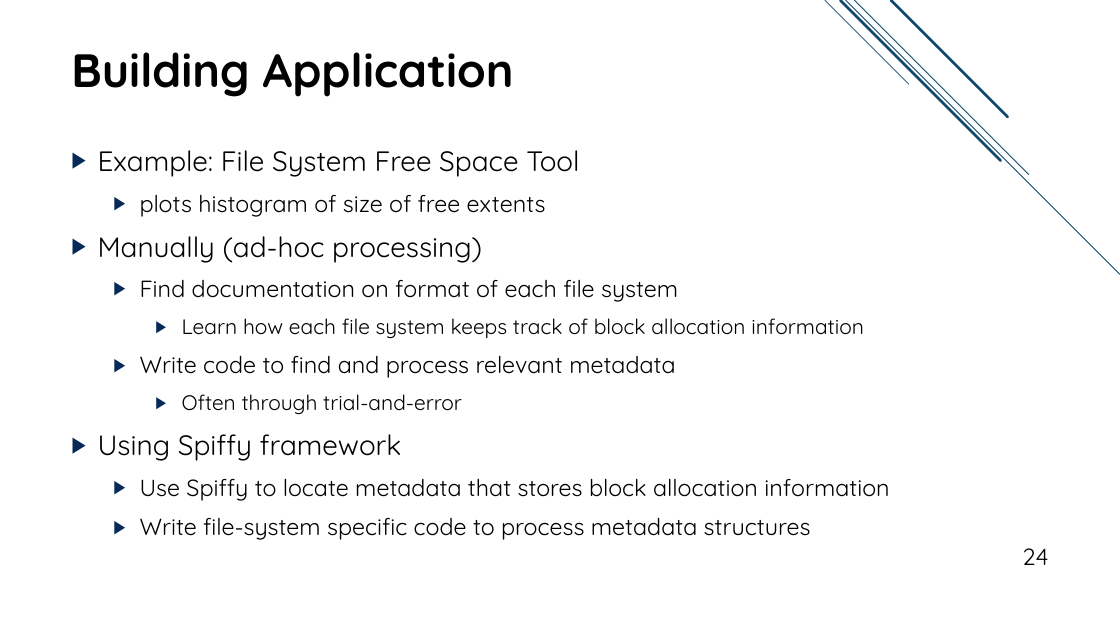
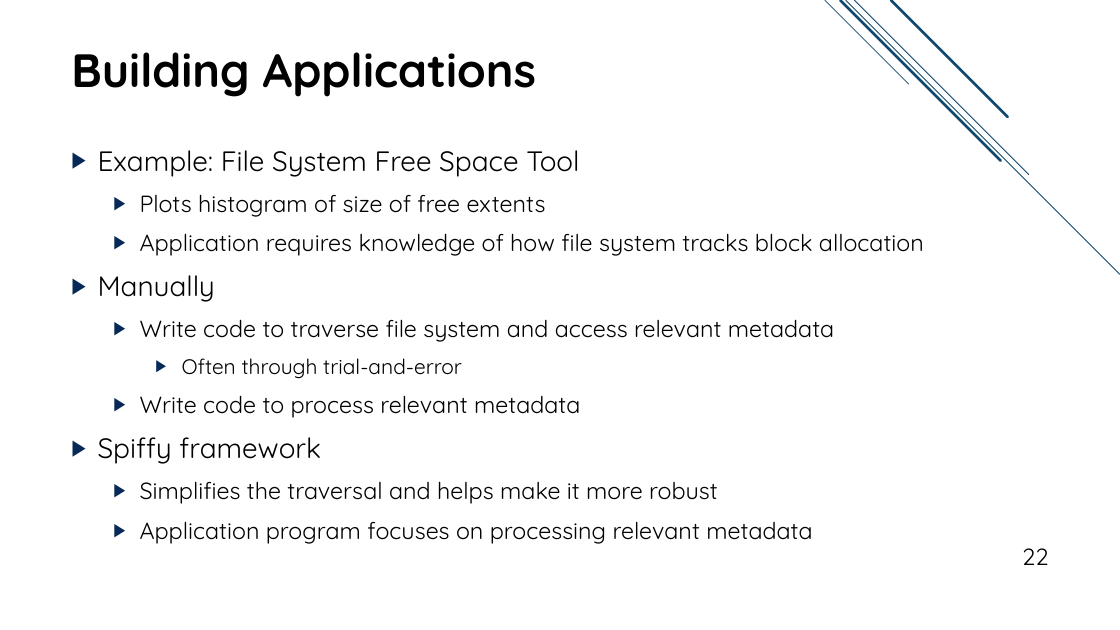
Before and after one commit to jacksun007/spiffy-paper, a slide deck: slide 22 of talk/spiffy_talk.pptx (slide 24 before the commit). Drawn at 1120x630 pixels with LibreOffice and Linux fonts; fonts in the diff are those of the drawing. Boxes give left, top, right and bottom in pixels: in the first picture for what was removed or moved away, otherwise in the second. Text is boxed around its words. In the diff, an @@ line names an element or a change of style, - is before the commit and + after.

Commit message:
talk

```diff
--- a/talk/spiffy_talk.pptx
+++ b/talk/spiffy_talk.pptx
@@ title at <box>71,52,536,97</box>: text changed @@
-Building Application
+Building Applications
@@ text at <box>98,194,924,342</box>: text changed @@
-  ▶ plots histogram of size of free extents
-▶ Manually (ad-hoc processing)
-  ▶ Find documentation on format of each file system
-    ▶ Learn how each file system keeps track of block allocation information
-  ▶ Write code to find and process relevant metadata
+  ▶ Plots histogram of size of free extents
+  ▶ Application requires knowledge of how file system tracks block allocation
+▶ Manually
+  ▶ Write code to traverse file system and access relevant metadata
@@ text at <box>98,395,812,544</box>: text changed @@
-▶ Using Spiffy framework
-  ▶ Use Spiffy to locate metadata that stores block allocation information
-  ▶ Write file-system specific code to process metadata structures
+  ▶ Write code to process relevant metadata
+▶ Spiffy framework
+  ▶ Simplifies the traversal and helps make it more robust
+  ▶ Application program focuses on processing relevant metadata
@@ page number at <box>1022,548,1048,565</box>: text changed @@
-24
+22
```
Also in this commit, not shown: 24 other slides changed, 3 slides added, 2 slides removed.
